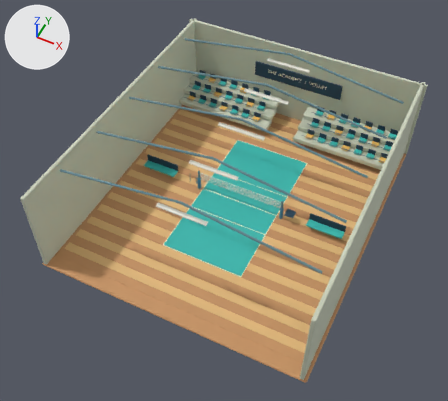
The glTF model public/models/academy-sports/volleyball-gym.glb: old version first, new version second.
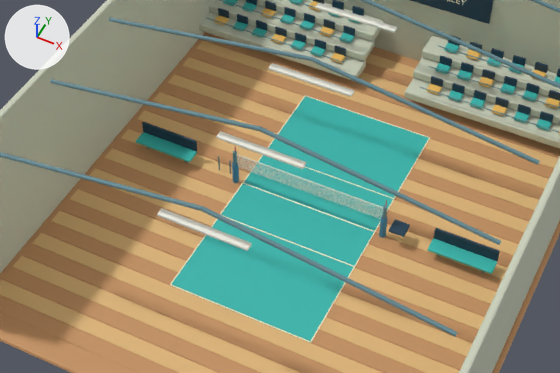
Each version is shown whole from a 50 mm camera at (19.0, -41.8, 51.6) aimed at (-0.3, -3.2, 3.4), then close up on the part from 15% to 85% of the width and 22% to 73% of the height. The lights are fixed; the arrows at upper left show +X, +Y and +Z. The first two pictures are the older version. Where no turn or scale is listed for an object, it has been applied to the vertices. Vertices at exactly the same position are counted once.

The older version as bpy lines, for what is in view:
```python
me_cube = bpy.data.meshes.new('Cube')
me_cube.from_pydata(...)  # 9536 vertices, 17788 faces; spans x -14.5..14.5, y -16.5..16.5, z -0.4..12.1
me_cube.materials.append(mat_wood)  # orange #c79362
me_cube.materials.append(mat_e1b77a)  # beige #e1b77a
me_cube.materials.append(mat_teal)  # cyan #35b9b0
me_cube.materials.append(mat_line)  # pale yellow #f8edd1
me_cube.materials.append(mat_steel)  # cyan #668b94
me_cube.materials.append(mat_blue)  # blue #4088af
me_cube.materials.append(mat_red)  # red #d44f55
me_cube.materials.append(mat_white)  # white #f2f2e5
me_cube.materials.append(mat_navy)  # dark blue #193c52
me_cube.materials.append(mat_concrete)  # pale green #ccd2bd
me_cube.materials.append(mat_gold)  # orange #efbd5c
ob_venue = bpy.data.objects.new('Venue', me_cube)
ob_venue.location = (0.0, 0.0, 0.0)
```
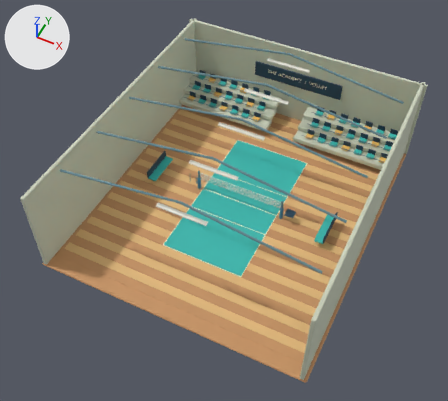
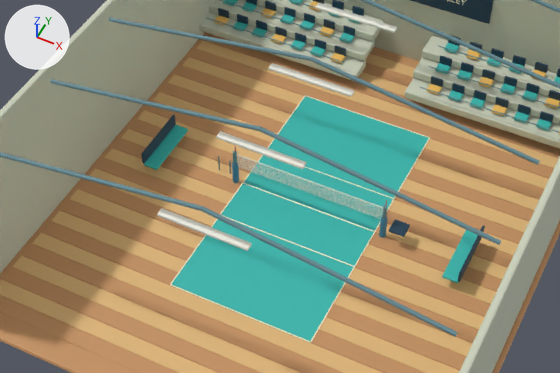
The change, as a list of edits to the scene's bpy script:
```text
Change me_cube:
    used by ob_venue; location = (0.0, 0.0, 0.0)
    remove me_cube.from_pydata(...)  # 9536 vertices, 17788 faces; spans x -14.5..14.5, y -16.5..16.5, z -0.4..12.1
    add me_cube.from_pydata(...)  # 9272 vertices, 17292 faces; spans x -14.5..14.5, y -16.5..16.5, z -0.4..12.1
    me_cube part 1: 8 loose pieces with 264 vertices, spanning x -12.0..12.0, y -0.5..0.6, z 0.0..1.8, are deleted
Add me_cube_088:
    me_cube_088.from_pydata(...)  # 132 vertices, 248 faces; spans x 9.5..10.58, y -2.0..2.0, z 0.0..1.75
    # faces by material slot: [108, 84, 56]
    me_cube_088.materials.append(mat_teal)  # cyan #35b9b0
    me_cube_088.materials.append(mat_navy)  # dark blue #193c52
    me_cube_088.materials.append(mat_steel)  # cyan #668b94
Add me_cube_040:
    me_cube_040.from_pydata(...)  # 132 vertices, 248 faces; spans x -10.58..-9.5, y -2.0..2.0, z 0.0..1.75
    # faces by material slot: [108, 84, 56]
    me_cube_040.materials.append(mat_teal)  # cyan #35b9b0
    me_cube_040.materials.append(mat_navy)  # dark blue #193c52
    me_cube_040.materials.append(mat_steel)  # cyan #668b94
Add ob_benchright:
    ob_benchright = bpy.data.objects.new('BenchRight', me_cube_088)
    ob_benchright.location = (0.0, 0.0, 0.0)
Add ob_benchleft:
    ob_benchleft = bpy.data.objects.new('BenchLeft', me_cube_040)
    ob_benchleft.location = (0.0, 0.0, 0.0)
```

Where the change shows, as pixel boxes (x1, y1, x2, y2) in the close-ups (560 x 373 px):
'BenchLeft', added
    after: (141, 115, 188, 170)
    faces in mat_teal (cyan #35b9b0): (144, 125, 188, 170)
    faces in mat_navy (dark blue #193c52): (141, 115, 176, 164)
'BenchRight', added
    after: (442, 225, 485, 283)
    faces in mat_teal (cyan #35b9b0): (442, 230, 478, 283)
    faces in mat_navy (dark blue #193c52): (458, 225, 485, 282)
part 1 of me_cube, deleted
    before: (136, 122, 500, 274)
